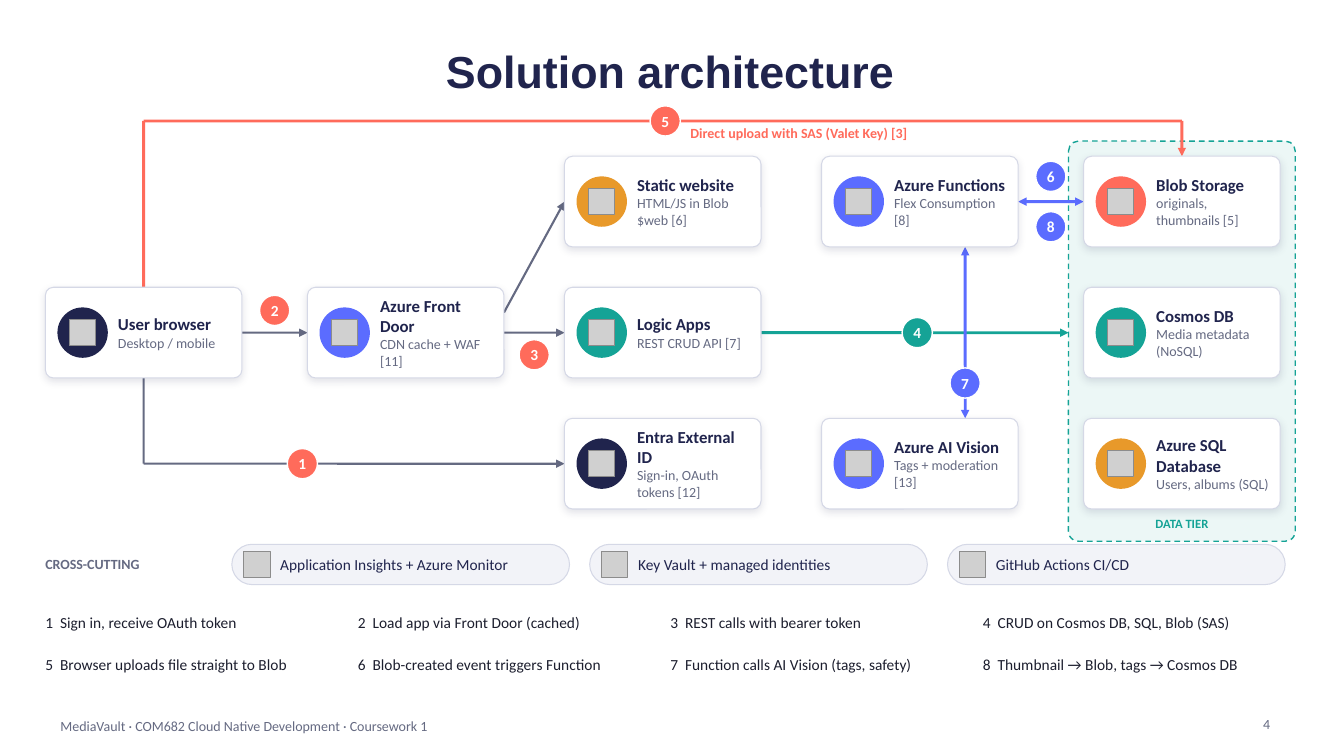
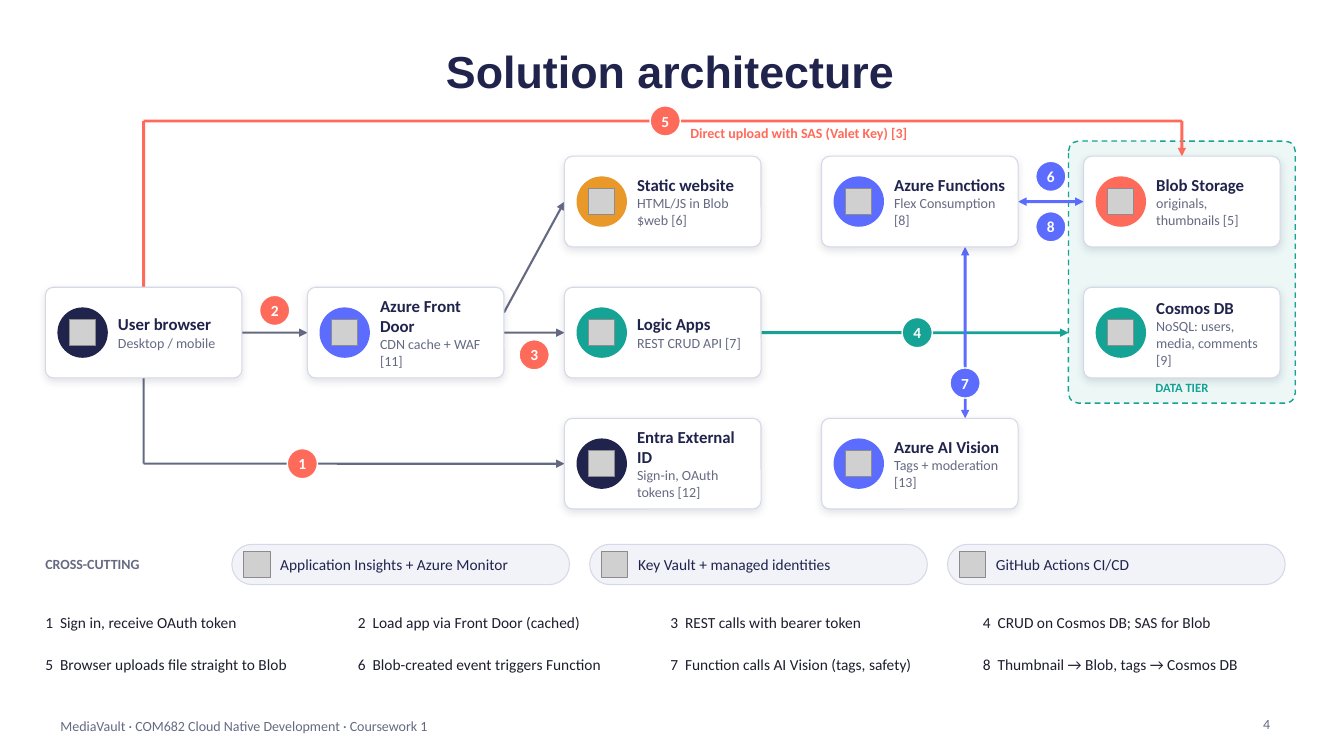
Before and after one commit to shahedlxix/Claude, a slide deck: slide 4 of coursework1/MediaVault_COM682_CW1.pptx. Drawn at 1344x756 pixels with LibreOffice and Linux fonts; fonts in the diff are those of the drawing; grey boxes stand for pictures. Boxes give left, top, right and bottom in pixels: in the first picture for what was removed or moved away, otherwise in the second. Text is boxed around its words. In the diff, an @@ line names an element or a change of style, - is before the commit and + after.

```diff
--- a/coursework1/MediaVault_COM682_CW1.pptx
+++ b/coursework1/MediaVault_COM682_CW1.pptx
@@ rounded rectangle: place and size @@
-rounded rectangle at <box>1069,141,1296,541</box>
+rounded rectangle at <box>1069,141,1296,403</box>
@@ text at <box>1156,322,1258,367</box>: text changed @@
-Media metadata (NoSQL)
+NoSQL: users, media, comments [9]
@@ text "DATA TIER": place and size @@
-text "DATA TIER" at <box>1155,520,1209,528</box>
+text "DATA TIER" at <box>1155,384,1209,392</box>
@@ rounded rectangle removed at <box>1084,418,1280,509</box> @@
@@ ellipse removed at <box>1096,439,1146,489</box> @@
@@ text removed at <box>1156,440,1269,491</box> @@
-Azure SQL Database
-Users, albums (SQL)
@@ picture removed at <box>1108,451,1134,477</box> @@
@@ text at <box>983,617,1210,630</box>: text changed @@
-4 CRUD on Cosmos DB, SQL, Blob (SAS)
+4 CRUD on Cosmos DB; SAS for Blob
```
Also in this commit, not shown: 10 other slides changed, 1 slide added, 1 slide removed, 1 other file.
